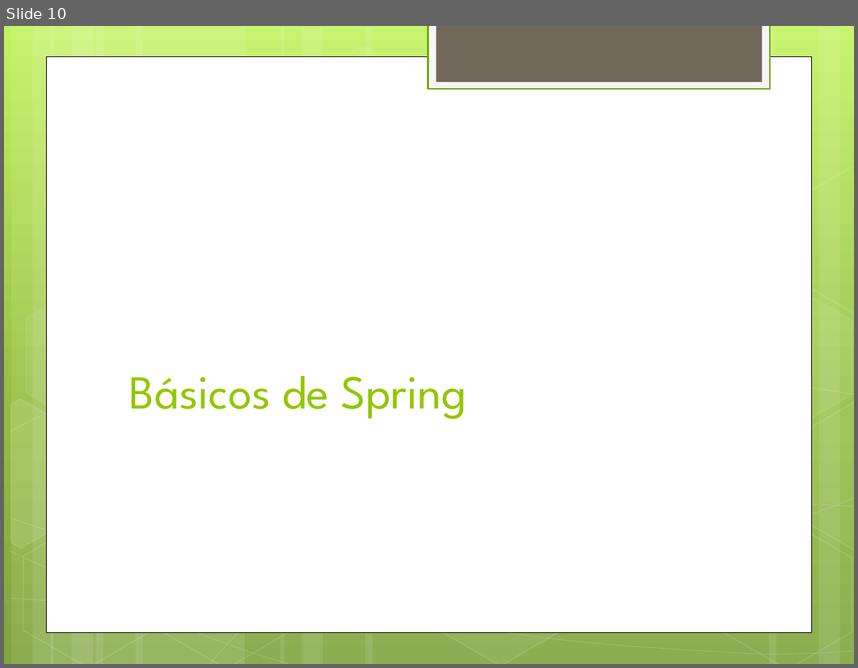
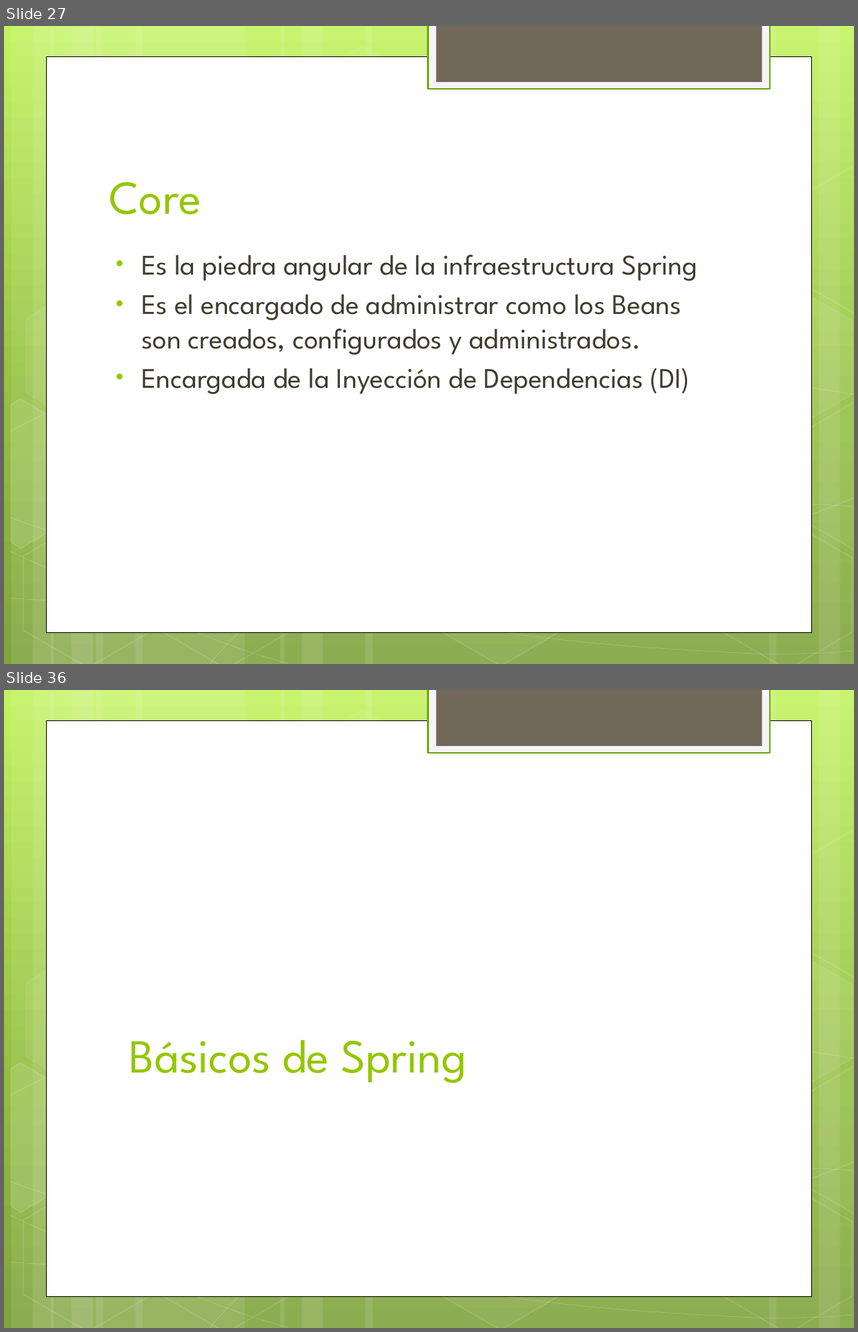
Before and after one commit to jdmr/CursoSpring, a slide deck: Presentation1.pptx. Shown one above the other, each under a label of ours: slide 10 before the commit, slides 27 and 36 after it; the slides between them are not shown. The pictures are 858x668 and 858x1332 pixels, drawn with LibreOffice and Linux fonts; fonts in the diff are those of the drawing. Boxes give left, top, right and bottom in pixels: in the first picture for what was removed or moved away, otherwise in the second. Text is boxed around its words. In the diff, an @@ line names an element or a change of style, - is before the commit and + after.

```diff
--- a/Presentation1.pptx
+++ b/Presentation1.pptx
@@ slide 27 added at [4,26,854,664], background gradient #C3F35F to #93BF3F to #81A53E; not listed: 31 template elements that a slide beside it also shows @@
@@ title added at [110,182,201,214], 40 pt, text #94C600 @@
+Core
@@ text added at [141,254,697,394], 24 pt, text #3E3D2D @@
+• Es la piedra angular de la infraestructura Spring
+• Es el encargado de administrar como los Beans son creados, configurados y administrados.
+• Encargada de la Inyección de Dependencias (DI)
@@ what was slide 10 is now slide 36 @@
```
Also in this commit, not shown: 1 slide changed, 25 other slides added, 12 other files.
